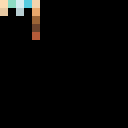
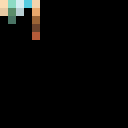
Layered file, before and after one edit (128×128). Changes by layer:
painted on "Layer 1" over [8,8,16,24]
